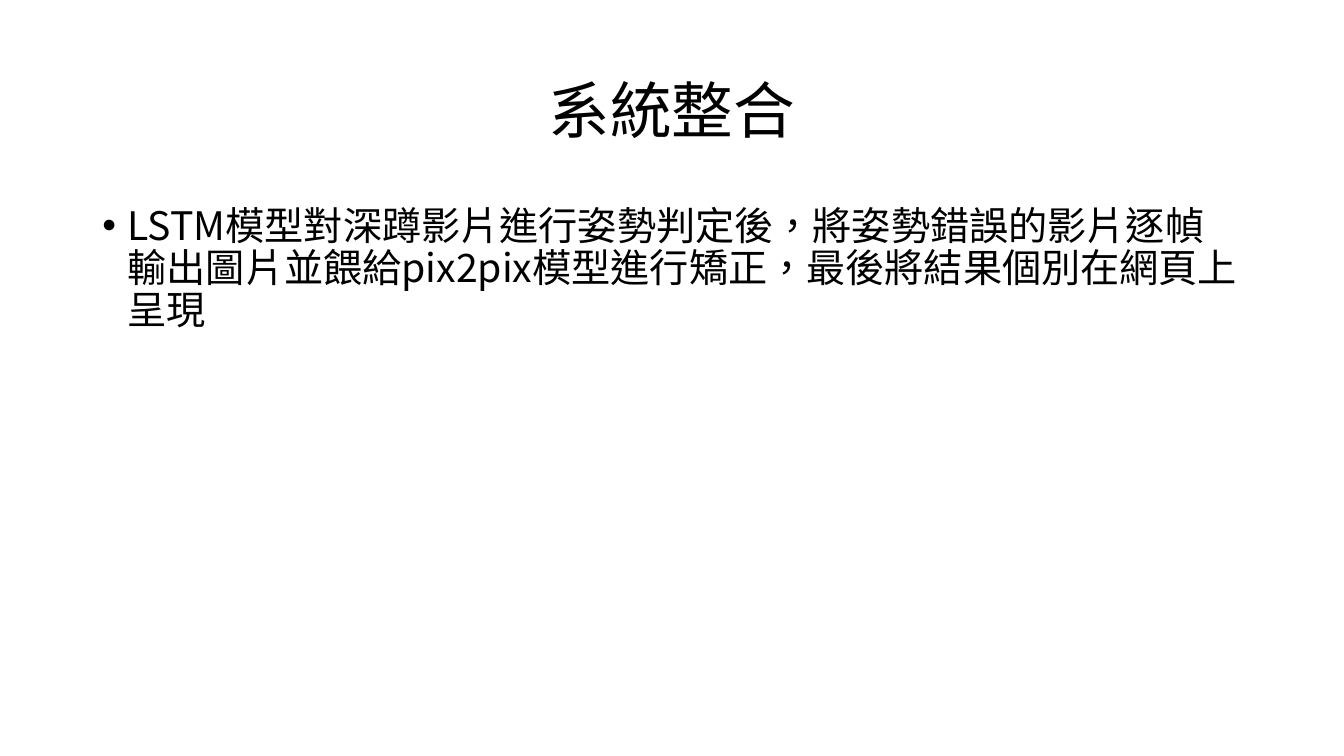
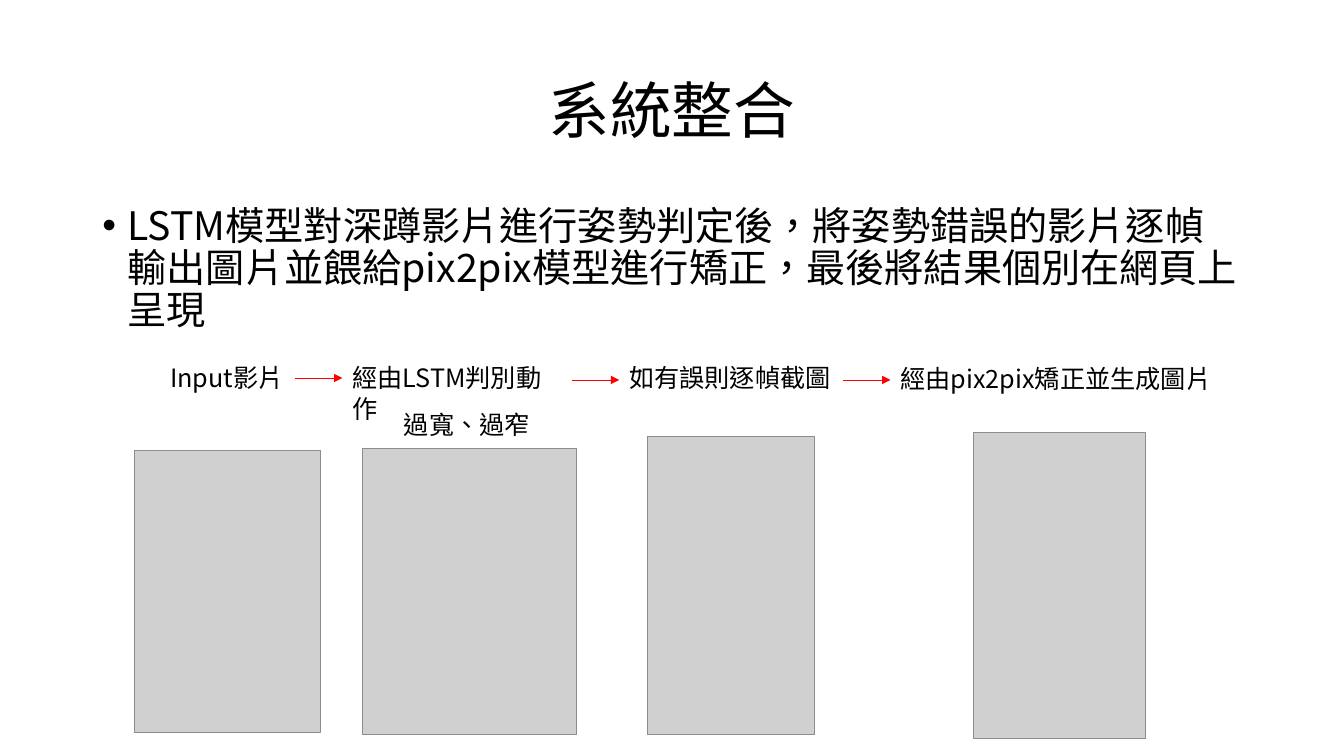
Before and after one commit to mizulun/seatpose-system, a slide deck: slide 5 of week2進度報告.pptx. Drawn at 1344x756 pixels with LibreOffice and Linux fonts; fonts in the diff are those of the drawing; grey boxes stand for pictures. Boxes give left, top, right and bottom in pixels: in the first picture for what was removed or moved away, otherwise in the second. Text is boxed around its words. In the diff, an @@ line names an element or a change of style, - is before the commit and + after.

```diff
--- a/week2進度報告.pptx
+++ b/week2進度報告.pptx
@@ text added at (170,366,284,393), 18 pt, text #000000 @@
+Input影片
@@ arrow added from (295, 378) to (343, 378), #FF0000 0.5 pt @@
@@ text added at (352,365,541,389), 18 pt, text #000000 @@
+經由LSTM判別動作
@@ arrow added from (572, 380) to (619, 380), #FF0000 0.5 pt @@
@@ text added at (629,365,831,389), 18 pt, text #000000 @@
+如有誤則逐幀截圖
@@ arrow added from (843, 380) to (890, 380), #FF0000 0.5 pt @@
@@ text added at (900,366,1211,394), 18 pt, text #000000 @@
+經由pix2pix矯正並生成圖片
@@ text added at (404,412,530,436), 18 pt, text #000000 @@
+過寬、過窄
@@ picture added at (363,449,577,735) @@
@@ picture added at (647,437,815,734) @@
@@ picture added at (974,433,1146,738) @@
@@ picture added at (134,451,321,733) @@
```
Also in this commit, not shown: 1 other slide changed, 1 other file.
